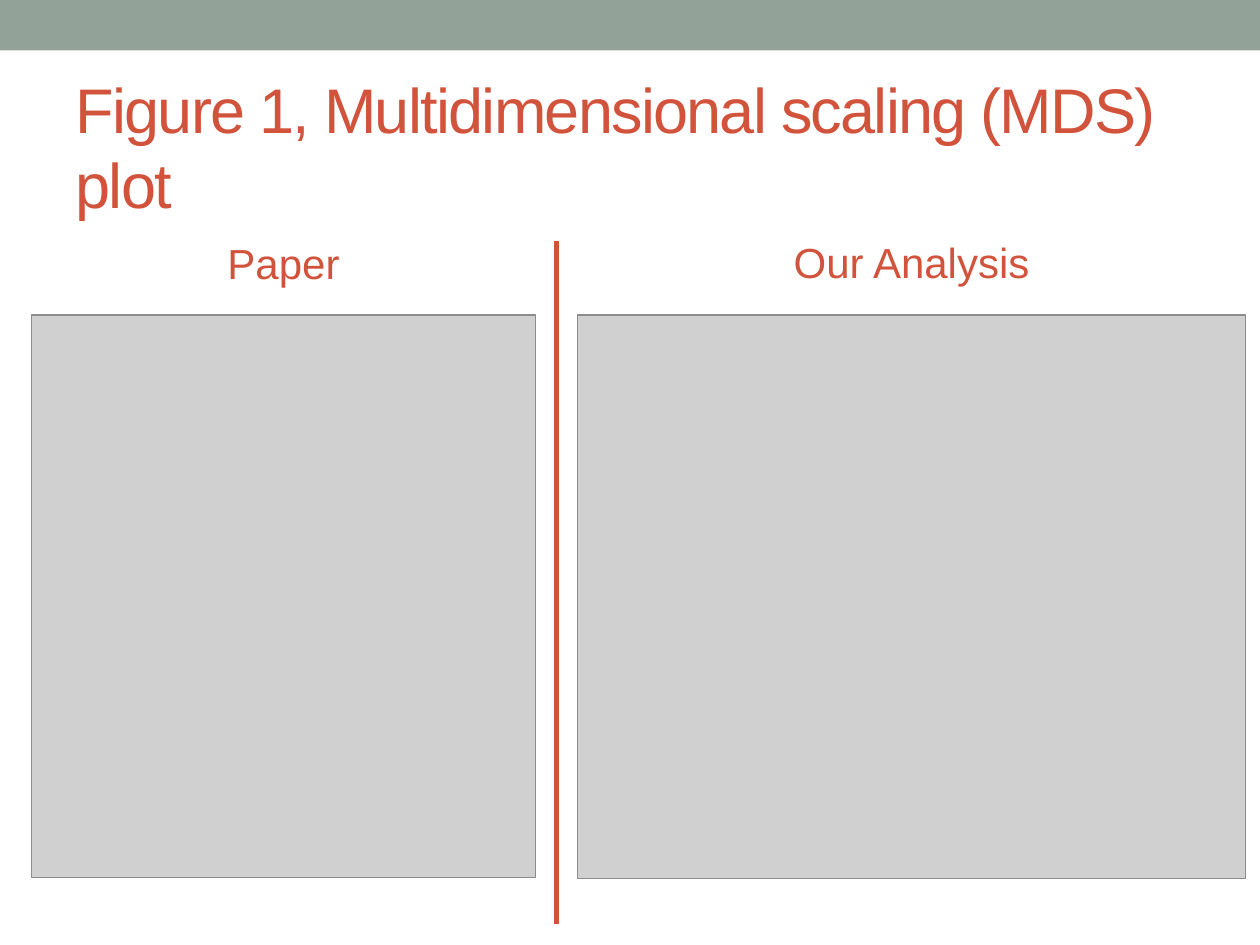
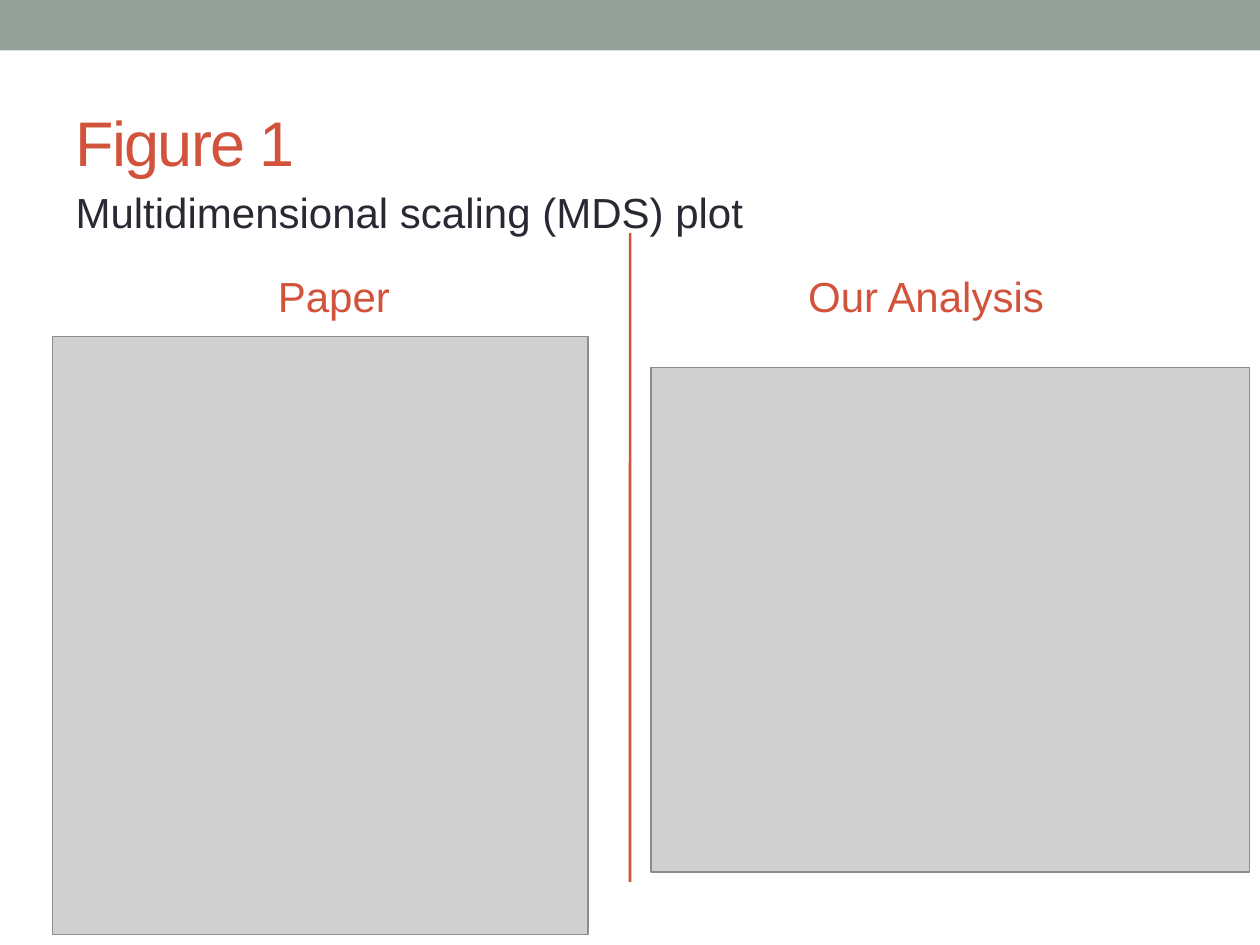
Before and after one commit to katholan/BCB546X-Spring2017_Valerin_final_project, a slide deck: slide 17 of asparagus.pptx. Drawn at 1260x945 pixels with LibreOffice and Linux fonts; fonts in the diff are those of the drawing; grey boxes stand for pictures. Boxes give left, top, right and bottom in pixels: in the first picture for what was removed or moved away, otherwise in the second. Text is boxed around its words. In the diff, an @@ line names an element or a change of style, - is before the commit and + after.

```diff
--- a/asparagus.pptx
+++ b/asparagus.pptx
@@ title at box(76, 120, 294, 178): text changed @@
-Figure 1, Multidimensional scaling (MDS) plot
+Figure 1
@@ text added at box(76, 197, 743, 237), 24 pt, text #292934 @@
+Multidimensional scaling (MDS) plot
@@ line added from (630, 233) to (630, 882), #D2533C 1.5 pt @@
@@ text "Paper" at box(278, 283, 390, 321): vertical alignment top to middle @@
@@ text "Paper": place and size @@
-text "Paper" at box(227, 250, 339, 287)
+text "Paper" at box(278, 283, 390, 321)
@@ line removed from (557, 242) to (557, 924) @@
@@ text "Our Analysis": place and size @@
-text "Our Analysis" at box(794, 247, 1029, 287)
+text "Our Analysis" at box(808, 281, 1044, 321)
@@ text "Our Analysis" at box(808, 281, 1044, 321): vertical alignment top to middle @@
@@ picture: place and size @@
-picture at box(32, 315, 536, 878)
+picture at box(53, 336, 588, 935)
@@ picture: place and size @@
-picture at box(577, 315, 1245, 878)
+picture at box(651, 368, 1250, 872)
```
Also in this commit, not shown: 2 other slides changed, 4 slides added, 1 slide removed.
